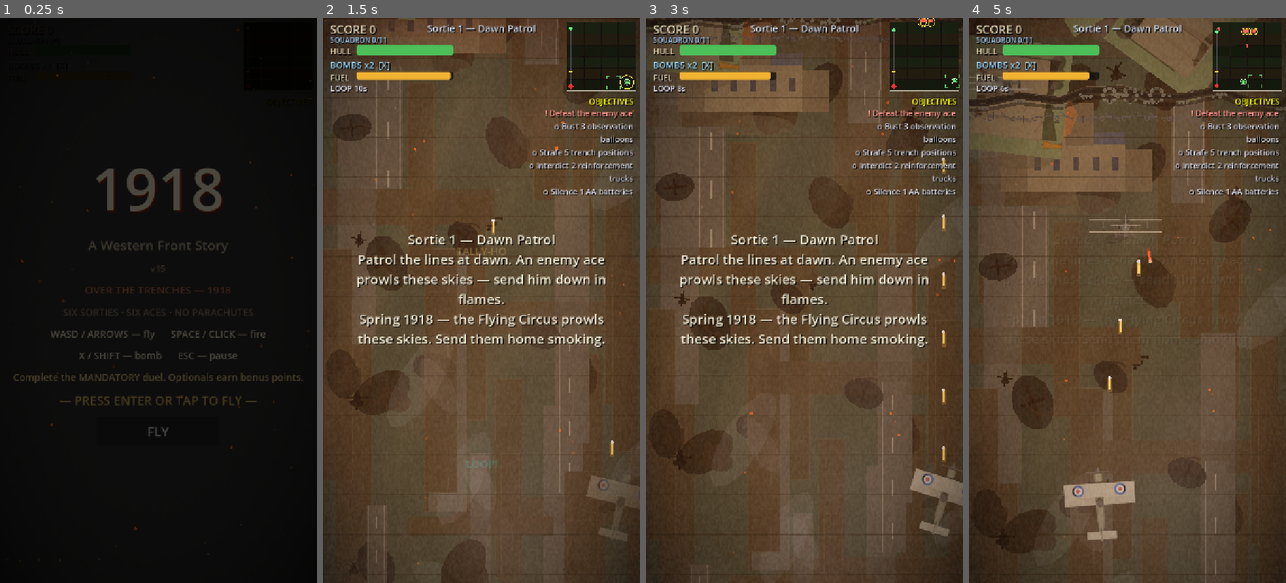
Above: before the commit, frames 1-4 (left to right).
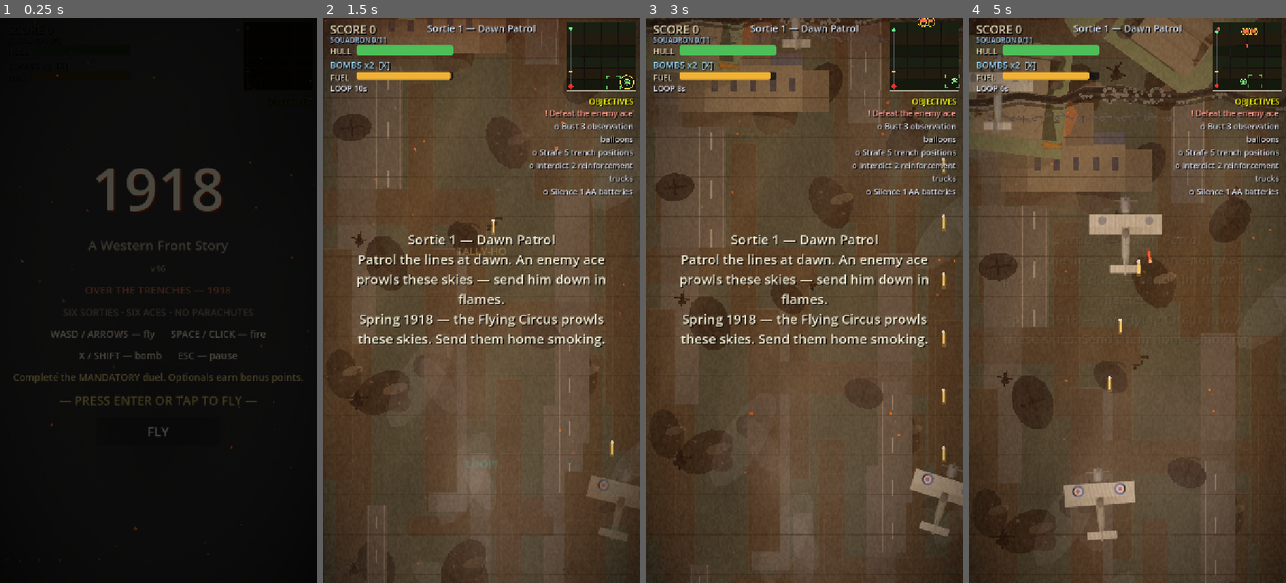
Above: after the commit, the same moments.

Repository: the-lucky-clover/1918-ace-of-aces
Game: Godot game, scene res://scenes/main.tscn
Two runs of this game, one before a commit and one after it. Both use one fixed random seed, a clock stepped at 60 frames per second and the inputs below.
Inputs (mouse positions are in pixels of both pictures, inside the frame that each line leads up to):
- Up to frame 1 (0.25 s): no input
- Up to frame 2 (1.5 s): tap Enter (start_game) at 0.5 s; move the mouse to (551, 272) at 0.52 s; hold Right (move_right) 0.53-1.25 s; hold Q (loop) 0.53-1.25 s; click (551, 272) at 0.67 s; drag from (418, 328) to (598, 515) at 1.27 s
- Up to frame 3 (3 s): move the mouse to (836, 176) at 2.02 s; hold Right (move_right) 2.03-2.75 s; hold Space (fire) 2.03-2.75 s; tap Q (loop) at 2.3 s; drag from (788, 413) to (943, 57) at 2.77 s
- Up to frame 4 (5 s): move the mouse to (1222, 385) at 3.52 s; hold Left (move_left) 3.53-4.25 s; hold Enter (start_game) 3.53-4.25 s; tap Q (loop) at 3.8 s; drag from (1032, 215) to (1117, 63) at 4.27 s

The runs differ from the first frame. In frame 1, less than 0.1% of the frame differs, in the area x 50-52%, y 44-45%; in frame 2, less than 0.1%; in frame 3, 0.2%; in frame 4, 1.9%, in the area x 0-65%, y 6-92%.

Commit message:
v16: visual identity reinforcement — PBR airframe re-renders, 2.5D depth, skeuomorphic environments
- All 19 airframes re-rendered in Blender 4.5 with procedural PBR materials
  (wood grain, fabric ribbing, metal, oil/soot, battle wear)
- 2.5D: cloud decks with terrain shadows, altitude-true aircraft shadows
- Environments: wet mud sheen, canvas folds, timber grain
- Cohesion: Sun.aircraft_tint() grades all airframes by the v14 sun rig
- New nightly check: gdscript-v16-sprite-sources (no orphan sprites)
- Nightly: 49/49 green

Diff:
--- a/godot/scripts/airfield.gd
+++ b/godot/scripts/airfield.gd
@@ -72,6 +72,11 @@
 	draw_colored_polygon(pts, canvas)
 	draw_polyline(PackedVector2Array([pts[0], pts[1], pts[2]]), trim, 2.5)
 	draw_line(p + Vector2(0, -30) * s, p + Vector2(0, -38) * s, trim, 2.0)
+	# v16: canvas folds — sag lines from the ridge, cloth not cardboard
+	for fx in [-0.55, -0.2, 0.2, 0.55]:
+		var top := p + Vector2(fx * 20.0, -26.0) * s
+		var bot := p + Vector2(fx * 46.0, 24.0) * s
+		draw_line(top, bot, Color(trim.r, trim.g, trim.b, 0.35), 1.5)
 	for gx in [-1.0, 1.0]:
 		draw_line(p + Vector2(gx * 40, 22) * s, p + Vector2(gx * 62, 34) * s,
 			Color(trim.r, trim.g, trim.b, 0.5), 1.5)
@@ -112,10 +117,18 @@
 	for i in 5:
 		var x := p.x - w * 0.5 + w * float(i) / 4.0
 		draw_line(Vector2(x, p.y - h * 0.5), Vector2(x, p.y + h * 0.5), trim, 2.0)
+	# v16: canvas fold shading — the cloth sags between ribs, catching
+	# a soft sun-side lift and a lee-side hollow. Tactile, not flat.
+	var ldir: Vector2 = Sun.current.get("light_dir", Vector2(0, -1))
+	var lcol: Color = Sun.current.get("light_color", Color(1, 1, 1))
+	for i in 4:
+		var fx := p.x - w * 0.5 + w * (float(i) + 0.5) / 4.0
+		draw_line(Vector2(fx, p.y - h * 0.42), Vector2(fx, p.y + h * 0.42),
+			Color(lcol.r, lcol.g, lcol.b, 0.10), 7.0 * s)
+		draw_line(Vector2(fx + 6.0 * s, p.y - h * 0.42), Vector2(fx + 6.0 * s, p.y + h * 0.42),
+			Color(0.05, 0.05, 0.04, 0.12), 4.0 * s)
 	# rim light: the canvas lip on the light side (true-north sun rig)
-	var ldir: Vector2 = Sun.current.get("light_dir", Vector2(0, -1))
 	var la := ldir.angle()
-	var lcol: Color = Sun.current.get("light_color", Color(1, 1, 1))
 	draw_arc(p, w * 0.5 + 3.0 * s, la - 0.85, la + 0.85, 14,
 		Color(lcol.r, lcol.g, lcol.b, 0.45), 3.0 * s)
 
@@ -221,6 +234,14 @@
 	for i in 6:
 		var x := p.x - w * 0.5 + w * float(i) / 5.0
 		draw_line(Vector2(x, p.y - h * 0.5), Vector2(x, p.y + h * 0.5), wood_d, 1.5)
+	# v16: wood grain — long stained streaks along the planks, the timber
+	# reads as timber instead of a brown box
+	for gi in 8:
+		var gy := p.y - h * 0.5 + h * (float(gi) + 0.5) / 8.0
+		var goff := sin(float(gi) * 12.9) * 6.0 * s
+		draw_line(Vector2(p.x - w * 0.5 + 4.0 * s, gy + goff),
+			Vector2(p.x + w * 0.5 - 4.0 * s, gy - goff),
+			Color(0.10, 0.075, 0.045, 0.25), 1.2)
 	# big open doors facing the strip (dark mouth)
 	draw_rect(Rect2(p.x - w * 0.28, p.y - h * 0.5, w * 0.56, h * 0.9), Color(0.06, 0.05, 0.04))
 	# rim light on the sun side (true-north sun rig)
--- a/godot/scripts/atmosphere.gd
+++ b/godot/scripts/atmosphere.gd
@@ -19,6 +19,10 @@
 var _toplight_tex: Texture2D # v14: noon top-light gradient
 
 var _haze: Array = []          # {p, s, vx, a}
+var _clouds: Array = []        # v16: high cloud deck {p, s, vx, a} — 2.5D:
+                               # soft puffs with sun-thrown shadows on the
+                               # terrain below, offset by the true-north light
+                               # vector. Cirrus-faint so aircraft read through.
 var _shaft_alpha := 0.0        # 0 in daylight, ~0.10 at dawn/dusk
 var _scorch_alpha := 0.0       # theme-driven: the front is that way
 var _grade := Color(1, 1, 1, 0)
@@ -48,6 +52,13 @@
 			"s": randf_range(520.0, 860.0),
 			"vx": randf_range(-7.0, 7.0),
 			"a": randf_range(0.05, 0.09),
+		})
+	for i in 3:
+		_clouds.append({
+			"p": Vector2(randf_range(0.0, 720.0), randf_range(0.0, 1280.0)),
+			"s": randf_range(300.0, 520.0),
+			"vx": randf_range(-11.0, -4.0),
+			"a": randf_range(0.08, 0.13),
 		})
 
 
@@ -107,6 +118,15 @@
 		elif p.x > 720.0 + s:
 			p.x = -s
 		h["p"] = p
+	for c in _clouds:
+		var cp: Vector2 = c["p"]
+		cp.x += float(c["vx"]) * delta
+		var cs: float = c["s"]
+		if cp.x < -cs:
+			cp.x = 720.0 + cs
+		elif cp.x > 720.0 + cs:
+			cp.x = -cs
+		c["p"] = cp
 	queue_redraw()
 	# sun glare: at dawn/dusk, climbing toward the light washes the lens —
 	# mild, atmospheric, never blinding
@@ -158,6 +178,24 @@
 		var s: float = h["s"]
 		draw_texture_rect(_haze_tex, Rect2(p - Vector2(s, s) * 0.5, Vector2(s, s)),
 			false, Color(0.72, 0.76, 0.86, float(h["a"])))
+	# v16: high cloud deck — faint cirrus puffs with their shadows thrown
+	# onto the terrain by the true-north sun vector. The offset between
+	# puff and shadow is the 2.5D tell: you're looking down from altitude.
+	if _clouds.size() > 0:
+		var coff: Vector2 = Sun.shadow_offset * 5.5
+		var lcol: Color = Sun.current.get("light_color", Color(1, 1, 1))
+		var calm := 1.0 - 0.55 * _night
+		for c in _clouds:
+			var cp2: Vector2 = c["p"]
+			var cs2: float = c["s"]
+			var ca: float = float(c["a"]) * calm
+			# shadow first (on the earth below), then the lit puff
+			draw_texture_rect(_glow_tex,
+				Rect2(cp2 + coff - Vector2(cs2, cs2) * 0.68, Vector2(cs2, cs2) * 1.36),
+				false, Color(0.02, 0.03, 0.06, 0.17 * calm))
+			draw_texture_rect(_glow_tex,
+				Rect2(cp2 - Vector2(cs2, cs2) * 0.5, Vector2(cs2, cs2)),
+				false, Color(lcol.r, lcol.g, lcol.b, ca))
 	# dawn/dusk light shafts, breathing almost imperceptibly
 	if _shaft_alpha > 0.004:
 		var shimmer := 0.85 + 0.15 * sin(_t * 0.6)
--- a/godot/scripts/background.gd
+++ b/godot/scripts/background.gd
@@ -150,6 +150,14 @@
 					_ellipse(p, 46.0 * s, 30.0 * s, Color(0.10, 0.085, 0.06, 0.85), it["r"])
 					_ellipse(p + Vector2(18, 10) * s, 26.0 * s, 18.0 * s,
 						Color(0.14, 0.115, 0.08, 0.8), -it["r"])
+					# v16: wet sheen — churned mud catches the sun on the
+					# light side, a tactile specular skim (true-north rig)
+					var m_ldir: Vector2 = Sun.current.get("light_dir", Vector2(0, -1))
+					var m_lcol: Color = Sun.current.get("light_color", Color(1, 1, 1))
+					var m_sh := 0.5 + 0.5 * sin(flick * 3.0 + it["ph"])
+					_ellipse(p + m_ldir * 20.0 * s, 20.0 * s, 8.0 * s,
+						Color(m_lcol.r, m_lcol.g, m_lcol.b, 0.10 + 0.08 * m_sh),
+						m_ldir.angle())
 					# churned flecks: clods of turned earth, deterministic from phase
 					var phm: float = it["ph"]
 					for k in 6:
@@ -158,6 +166,9 @@
 						var fp := p + Vector2(cos(fa) * fr, sin(fa) * fr * 0.7)
 						var fsz := (2.2 + 2.4 * (0.5 + 0.5 * sin(phm * 5.0 + float(k) * 2.3))) * s
 						draw_circle(fp, fsz, Color(0.16, 0.13, 0.09, 0.7))
+						# v16: clod top-light — each clod catches a sun-side tick
+						draw_circle(fp + m_ldir * fsz * 0.7, fsz * 0.45,
+							Color(m_lcol.r, m_lcol.g, m_lcol.b, 0.16))
 				"scorch":
 					# scorched earth: a soft blackened patch where the guns have been
 					_ellipse(p, 95.0 * s, 62.0 * s, Color(0.055, 0.05, 0.045, 0.7), it["r"])
--- a/godot/scripts/boss.gd
+++ b/godot/scripts/boss.gd
@@ -117,6 +117,8 @@
 	if dead:
 		return
 	age += delta
+	# v16 cohesion: graded by the sun rig (absolute set, never compounds)
+	modulate = Sun.aircraft_tint()
 	var player := get_tree().get_first_node_in_group("player")
 
 	if phase_invuln > 0.0:
--- a/godot/scripts/enemy.gd
+++ b/godot/scripts/enemy.gd
@@ -178,6 +178,8 @@
 	if dead:
 		return
 	age += delta
+	# v16 cohesion: graded by the sun rig (absolute set, never compounds)
+	modulate = Sun.aircraft_tint()
 	var player := get_tree().get_first_node_in_group("player")
 	# morale break: a broken squadron flies ragged — wider weaves, earlier
 	# break-offs, sloppier gunnery. Subtle; the fight stays winnable.
--- a/godot/scripts/global.gd
+++ b/godot/scripts/global.gd
@@ -6,7 +6,7 @@
 const GAME_TITLE: String = "1918"
 const GAME_TAGLINE: String = "A Western Front Story"
 ## Holistic build version — bumped by bin/bump-version.sh with every work action.
-const VERSION: String = "15"
+const VERSION: String = "16"
 
 const VIEW_W: float = 720.0
 const VIEW_H: float = 1280.0
--- a/godot/scripts/player.gd
+++ b/godot/scripts/player.gd
@@ -35,6 +35,7 @@
 var gasmask_t := 0.0   # gas mask: timed immunity to mustard gas clouds
 var loop_t := 0.0
 var loop_cd := 0.0
+var loop_alt := 0.0   # v16: 2.5D altitude through the Immelmann (0 ground, 1 apex)
 var warn_cd := 0.0
 var fuel_warned := false  # one-time LOW FUEL callout per sortie
 var bank_angle := 0.0    # smoothed banking tilt (lerped, not snapped)
@@ -72,6 +73,9 @@
 func _physics_process(delta: float) -> void:
 	if not alive:
 		return
+	# v16 cohesion: one light, one world — the airframe is graded by the
+	# same sun rig as the terrain (absolute set each tick, never compounds)
+	modulate = Sun.aircraft_tint()
 	# --- fuel atrophy: base burn + speed-scaled burn (pushing the throttle drinks) ---
 	if not debug_godmode and not engine_dead:
 		var spd01 := clampf(velocity.length() / MAX_SPEED, 0.0, 1.0)
@@ -124,12 +128,14 @@
 	if loop_t > 0.0:
 		loop_t -= delta
 		var prog := clampf(1.0 - loop_t / LOOP_DUR, 0.0, 1.0)
+		loop_alt = sin(prog * PI)  # v16: climb to apex, dive back out
 		var fi := mini(int(prog * LOOP_FRAMES), LOOP_FRAMES - 1)
 		if fi != loop_frame:
 			loop_frame = fi
 			sprite.texture = loop_frames[fi]
 		sprite.rotation = 0.0
 		if loop_t <= 0.0:
+			loop_alt = 0.0
 			sprite.texture = base_texture
 			sprite.rotation = 0.0
 			bank_angle = 0.0
@@ -172,7 +178,7 @@
 
 
 func _draw() -> void:
-	Sun.draw_shadow(self, 20.0)
+	Sun.draw_shadow(self, 20.0, loop_alt)
 
 
 func _fire() -> void:
@@ -278,6 +284,7 @@
 	invuln = 3.0  # breathing room: the sky is still full of lead
 	loop_t = 0.0
 	loop_cd = 0.0
+	loop_alt = 0.0
 	loop_frame = -1
 	if base_texture != null:
 		sprite.texture = base_texture
--- a/godot/scripts/sun.gd
+++ b/godot/scripts/sun.gd
@@ -150,20 +150,37 @@
 ## Soft elliptical shadow shared by all aircraft. Call from _draw().
 ## Shadow darkness follows sun elevation: long dawn/dusk shadows are
 ## deeper, short noon shadows are faint, moon shadows are faint blue-grey.
-static func draw_shadow(ci: CanvasItem, radius: float = 20.0) -> void:
+## v16: alt 0..1 lifts the shadow — higher aircraft cast larger, softer,
+## further-thrown shadows (2.5D altitude cue, still strictly top-down).
+static func draw_shadow(ci: CanvasItem, radius: float = 20.0, alt: float = 0.0) -> void:
 	if shadow_offset.length() < 1.0:
 		return
-	var dir := shadow_offset.normalized()
+	var a := clampf(alt, 0.0, 1.0)
+	var eff_off := shadow_offset * (1.0 + a * 1.6)
+	var eff_rad := radius * (1.0 + a * 0.7)
+	var dir := eff_off.normalized()
 	var side := Vector2(-dir.y, dir.x)
-	var stretch := shadow_offset.length() * 0.5
+	var stretch := eff_off.length() * 0.5
 	var alpha := lerpf(0.38, 0.18, clampf(shadow_offset.length() / 26.0, 0.0, 1.0))
+	alpha *= 1.0 - a * 0.45
 	var tint := Color(0.0, 0.0, 0.0, alpha)
 	if not current.is_empty() and bool(current.get("is_night", false)):
 		tint = Color(0.02, 0.03, 0.10, alpha * 0.8)
 	var pts := PackedVector2Array()
 	for i in 18:
-		var a := TAU * float(i) / 18.0
-		pts.append(shadow_offset
-			+ dir * cos(a) * (radius + stretch)
-			+ side * sin(a) * radius * 0.62)
+		var ang := TAU * float(i) / 18.0
+		pts.append(eff_off
+			+ dir * cos(ang) * (eff_rad + stretch)
+			+ side * sin(ang) * eff_rad * 0.62)
 	ci.draw_colored_polygon(pts, tint)
+
+
+## v16 cohesion: one light, one world. Aircraft sprites are graded by the
+## same sun rig as the terrain — subtle (readability wins): 45% toward the
+## night blue-grey at full night, plus a whisper of the sortie mood tint.
+static func aircraft_tint() -> Color:
+	if current.is_empty():
+		return Color.WHITE
+	var nf := float(current.get("night_factor", 0.0))
+	var c := Color.WHITE.lerp(Color(0.62, 0.68, 0.88), nf * 0.45)
+	return c
--- a/godot/scripts/wingman.gd
+++ b/godot/scripts/wingman.gd
@@ -65,6 +65,8 @@
 func _physics_process(delta: float) -> void:
 	if not alive:
 		return
+	# v16 cohesion: graded by the sun rig (absolute set, never compounds)
+	modulate = Sun.aircraft_tint()
 	# record the player's flight path for the trail delay
 	if player_ref != null and is_instance_valid(player_ref):
 		history.push_front(player_ref.global_position)
Binary file changed: godot/assets/sprites/boss-1-red-bank-left.png
Binary file changed: godot/assets/sprites/boss-1-red-bank-right.png
Binary file changed: godot/assets/sprites/boss-1-red-level.png
Binary file changed: godot/assets/sprites/boss-2-checker-bank-left.png
Binary file changed: godot/assets/sprites/boss-2-checker-bank-right.png
Binary file changed: godot/assets/sprites/boss-2-checker-level.png
Binary file changed: godot/assets/sprites/boss-3-stripes-bank-left.png
Binary file changed: godot/assets/sprites/boss-3-stripes-bank-right.png
Binary file changed: godot/assets/sprites/boss-3-stripes-level.png
Binary file changed: godot/assets/sprites/boss-4-tiger-bank-left.png
Binary file changed: godot/assets/sprites/boss-4-tiger-bank-right.png
Binary file changed: godot/assets/sprites/boss-4-tiger-level.png
(and 65 more such lines)
